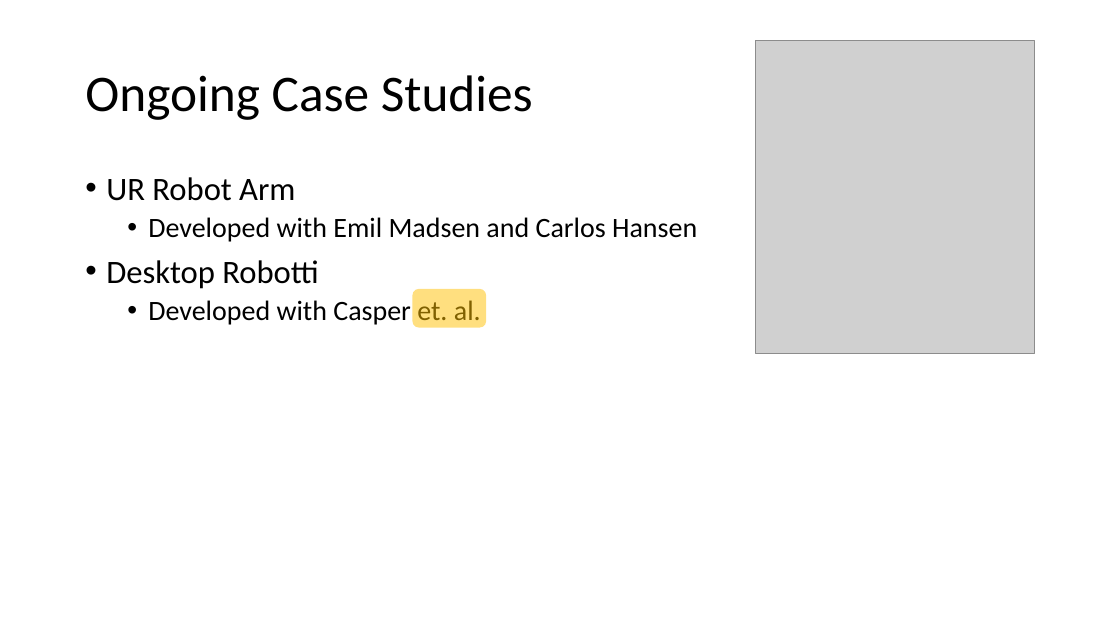
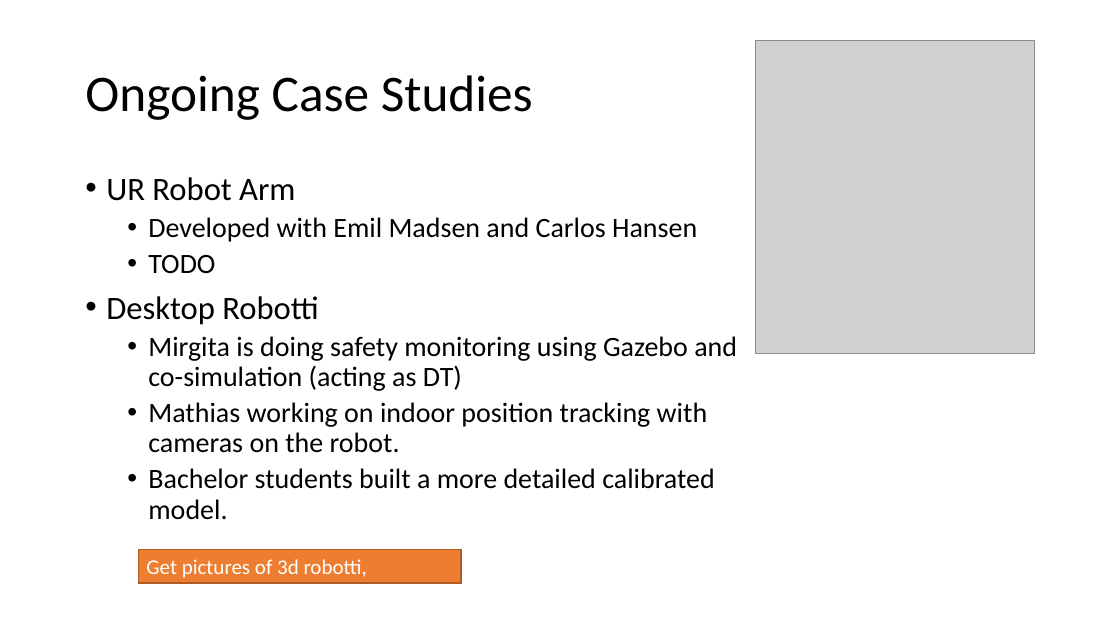
Before and after one commit to INTO-CPS-Association/example_digital-twin_incubator, a slide deck: slide 23 of notes/presentations/DigitLunch_17_December.pptx. Drawn at 1120x630 pixels with LibreOffice and Linux fonts; fonts in the diff are those of the drawing; grey boxes stand for pictures. Boxes give left, top, right and bottom in pixels: in the first picture for what was removed or moved away, otherwise in the second. Text is boxed around its words. In the diff, an @@ line names an element or a change of style, - is before the commit and + after.

```diff
--- a/notes/presentations/DigitLunch_17_December.pptx
+++ b/notes/presentations/DigitLunch_17_December.pptx
@@ text at [148,255,215,274]: paragraph added @@
+  • TODO
@@ rounded rectangle removed at [413,289,486,328] @@
@@ text at [148,336,737,520]: text changed @@
-  • Developed with Casper et. al.
+  • Mirgita is doing safety monitoring using Gazebo and co-simulation (acting as DT)
+  • Mathias working on indoor position tracking with cameras on the robot.
+  • Bachelor students built a more detailed calibrated model.
@@ rectangle added at [139,549,461,583], fill #ED7D31, outline #AF5C24 1 pt, 18 pt, text #FFFFFF @@
+Get pictures of 3d robotti,
```
Also in this commit, not shown: 5 other slides changed, 1 slide added, 2 other files.
